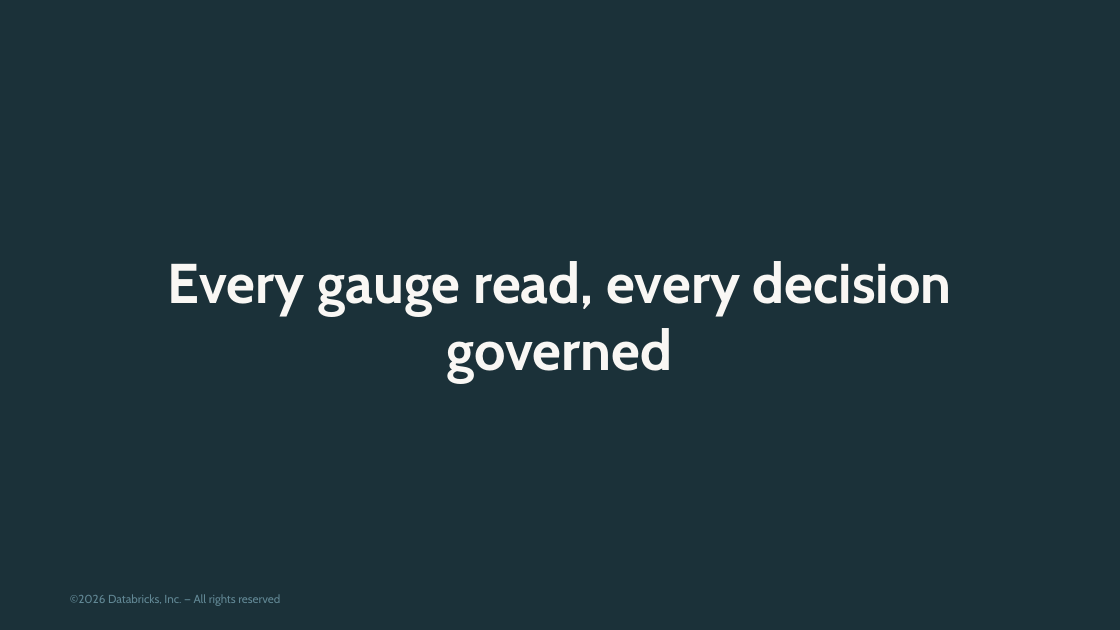
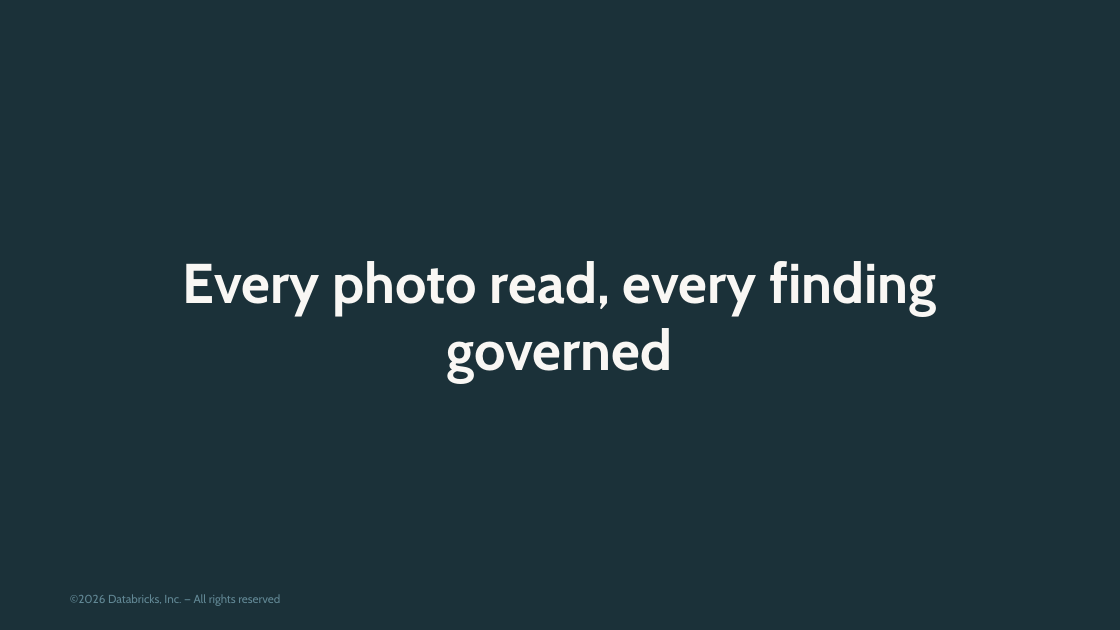
Before and after one commit to admitrewski/pressure-gauge-reader, a slide deck: slide 16 of deck/pressure-gauge-reader.pptx (slide 13 before the commit). Drawn at 1120x630 pixels with LibreOffice and Linux fonts; fonts in the diff are those of the drawing; background and template pictures are left out. Boxes give left, top, right and bottom in pixels: in the first picture for what was removed or moved away, otherwise in the second. Text is boxed around its words. In the diff, an @@ line names an element or a change of style, - is before the commit and + after.

Commit message:
Deck: broader value proposition — visual inspection, open models, any cloud
Adds 'One platform for visual inspection' (beyond gauges: leaks, rust,
breakages; open foundation models instead of hand-built computer vision or a
vendor; fine-tune specialist models from reviewer-labelled photos; AWS, Azure
and Google Cloud), a comparison with bespoke computer vision and third-party
vendors, and a three-phase roadmap. Title, outcome and close reframed with
gauges as the first use case.

```diff
--- a/deck/pressure-gauge-reader.pptx
+++ b/deck/pressure-gauge-reader.pptx
@@ title at (183, 261, 937, 383): text changed @@
-Every gauge read, every decision governed
+Every photo read, every finding governed
```
Also in this commit, not shown: 4 other slides changed, 3 slides added, 2 other files.
